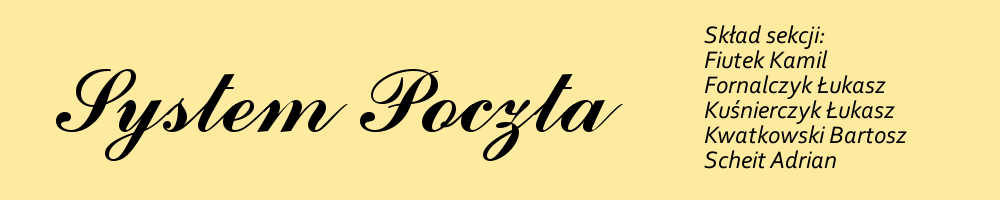
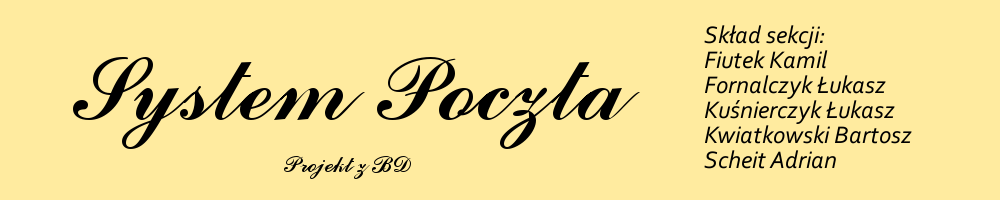
The second 1000 x 200 image is a revision of the first. Changes to its layers:
painted on "Skład sekcji: ..." over (735, 125, 912, 144)
renamed "System Poczta" to "System Poczta ...", painted on it over (56, 57, 640, 179)
